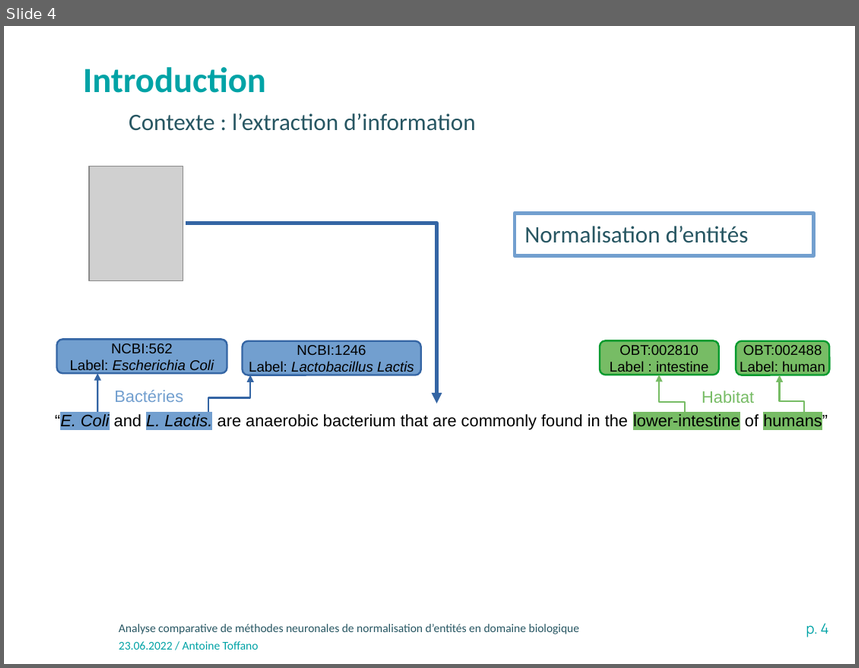
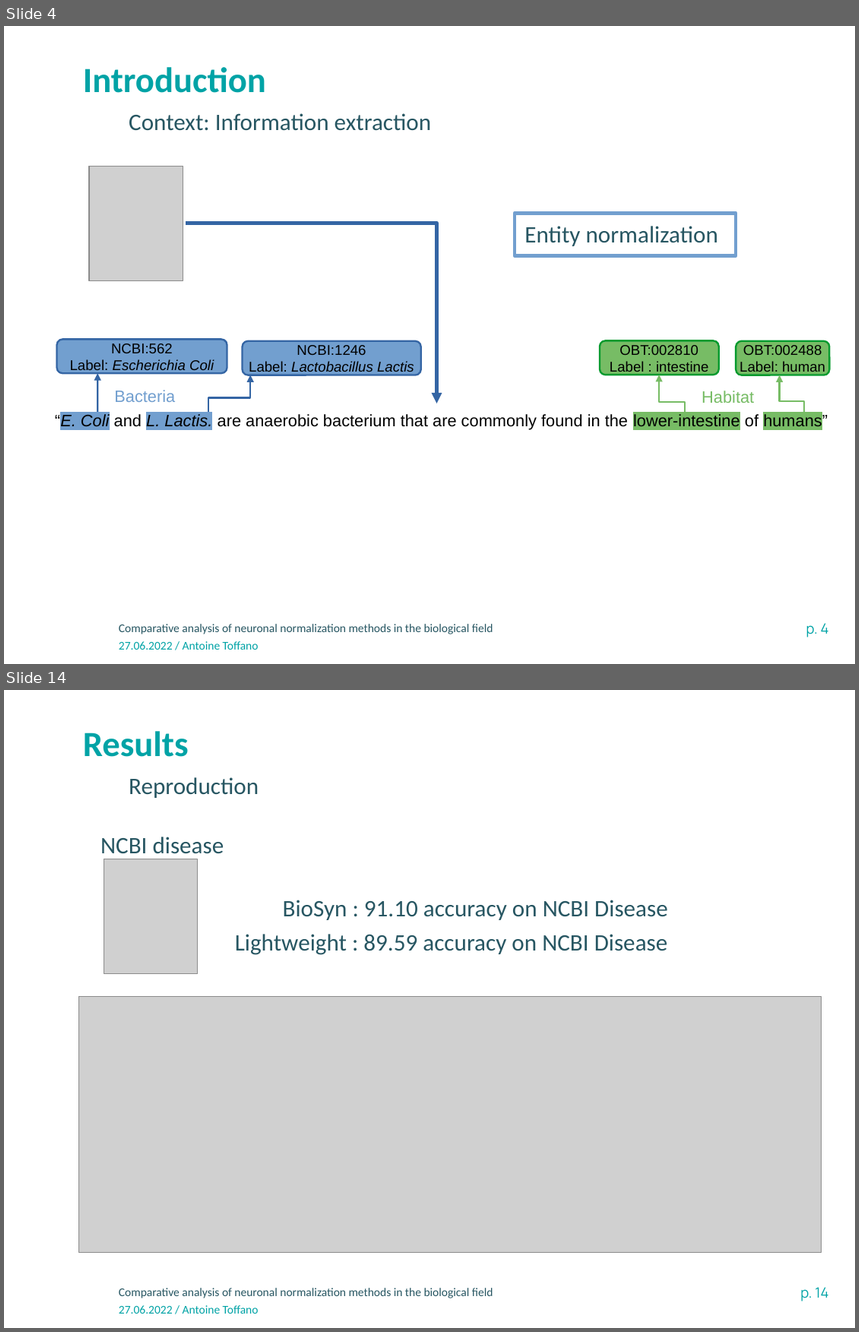
Before and after one commit to atoffano/entity-norm, a slide deck: Presentation-INRAE-format classique.odp. Shown one above the other, each under a label of ours: slide 4 before the commit, slides 4 and 14 after it; the slides between them are not shown. The pictures are 859x668 and 859x1332 pixels, drawn with LibreOffice and Linux fonts; fonts in the diff are those of the drawing; grey boxes stand for pictures; background and template pictures are left out. Boxes give left, top, right and bottom in pixels: in the first picture for what was removed or moved away, otherwise in the second. Text is boxed around its words. In the diff, an @@ line names an element or a change of style, - is before the commit and + after.

```diff
--- a/Presentation-INRAE-format classique.odp
+++ b/Presentation-INRAE-format classique.odp
@@ slide 14 added at (4, 690, 855, 1328), background #FFFFFF; not listed: 3 template elements that a slide beside it also shows @@
@@ text added at (83, 731, 189, 757), 30 pt, text #00A3A6, bold @@
+Results
@@ text added at (129, 777, 259, 798), 20 pt, text #275662 @@
+Reproduction
@@ text added at (101, 837, 224, 854), 20 pt, text #275662 @@
+NCBI disease
@@ picture added at (104, 859, 198, 974) @@
@@ text added at (283, 900, 668, 920), 20 pt, text #275662 @@
+BioSyn : 91.10 accuracy on NCBI Disease
@@ text added at (235, 934, 668, 955), 20 pt, text #275662 @@
+Lightweight : 89.59 accuracy on NCBI Disease
@@ picture added at (79, 996, 821, 1252) @@
@@ slide 4 changed as well @@
@@ text at (129, 113, 431, 131): text changed @@
-Contexte : l’extraction d’information
+Context: Information extraction
@@ rectangle removed at (515, 213, 814, 256) @@
-Normalisation d’entités
@@ rectangle added at (515, 213, 736, 256), outline #729FCF 3 pt, 20 pt, text #275662 @@
+Entity normalization
@@ text at (114, 390, 175, 402): text changed @@
-Bactéries
+Bacteria
@@ text at (119, 624, 493, 635): text changed @@
-Analyse comparative de méthodes neuronales de normalisation d’entités en domaine biologique
+Comparative analysis of neuronal normalization methods in the biological field
@@ text at (119, 642, 259, 650): text changed @@
-23.06.2022 / Antoine Toffano
+27.06.2022 / Antoine Toffano
```
Also in this commit, not shown: 2 other slides changed, 13 other slides added, 13 slides removed, 2 other files.
